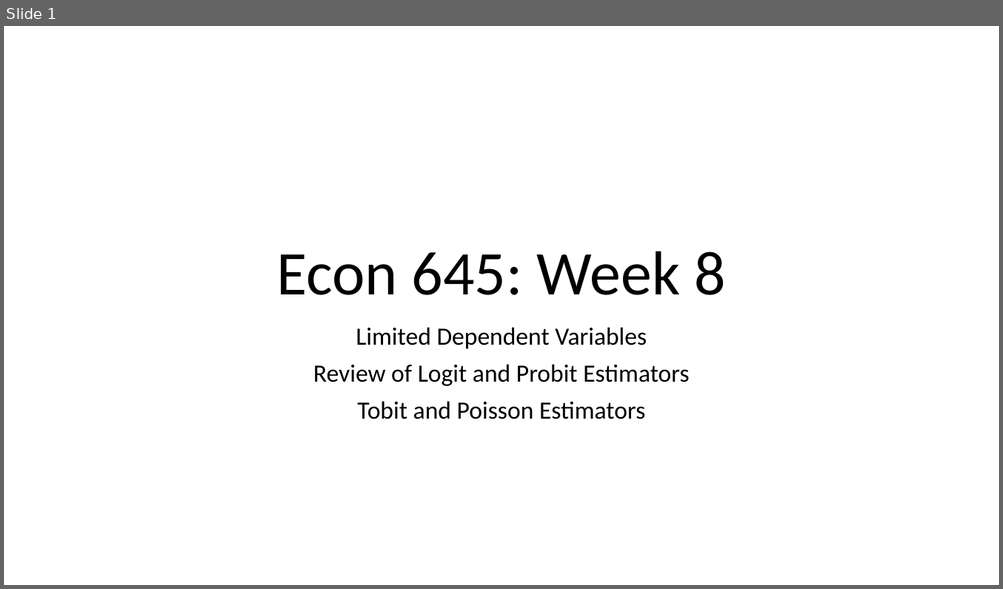
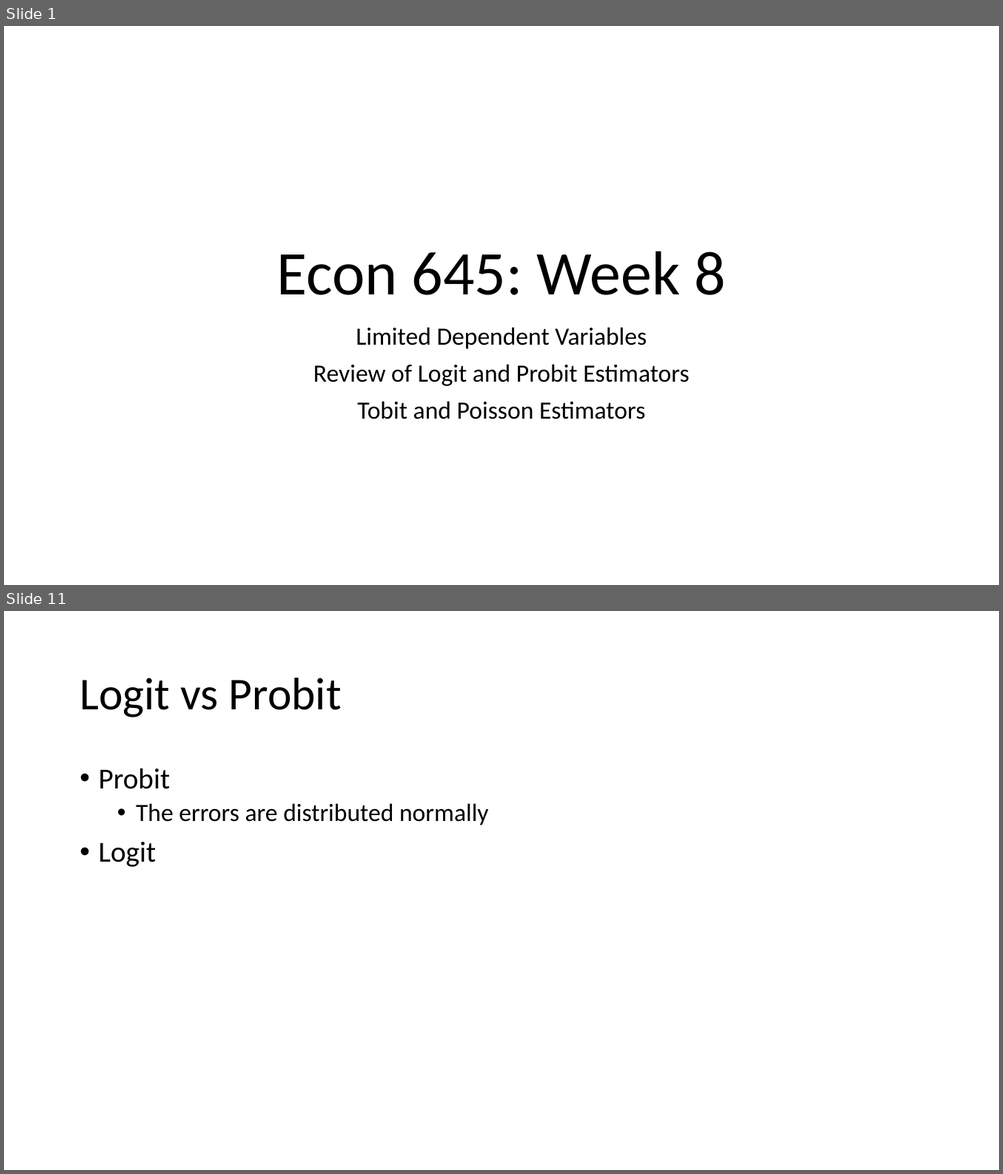
Before and after one commit to tmontgo/Econ645, a slide deck: Slides/Week_8_Limited_Dependent_Part1.pptx. Shown one above the other, each under a label of ours: slide 1 before the commit, slides 1 and 11 after it; the slides between them are not shown. The pictures are 1003x589 and 1003x1174 pixels, drawn with LibreOffice and Linux fonts; fonts in the diff are those of the drawing. Boxes give left, top, right and bottom in pixels: in the first picture for what was removed or moved away, otherwise in the second. Text is boxed around its words. In the diff, an @@ line names an element or a change of style, - is before the commit and + after.

```diff
--- a/Slides/Week_8_Limited_Dependent_Part1.pptx
+++ b/Slides/Week_8_Limited_Dependent_Part1.pptx
@@ slide 11 added at bbox=[4, 611, 999, 1170], background #FFFFFF @@
@@ title added at bbox=[79, 678, 341, 718], 44 pt, text #000000 @@
+Logit vs Probit
@@ text added at bbox=[99, 768, 489, 867], 24 pt, text #000000 @@
+• Probit
+  • The errors are distributed normally
+• Logit
```
Also in this commit, not shown: 1 slide changed, 11 other slides added, 2 other files.
